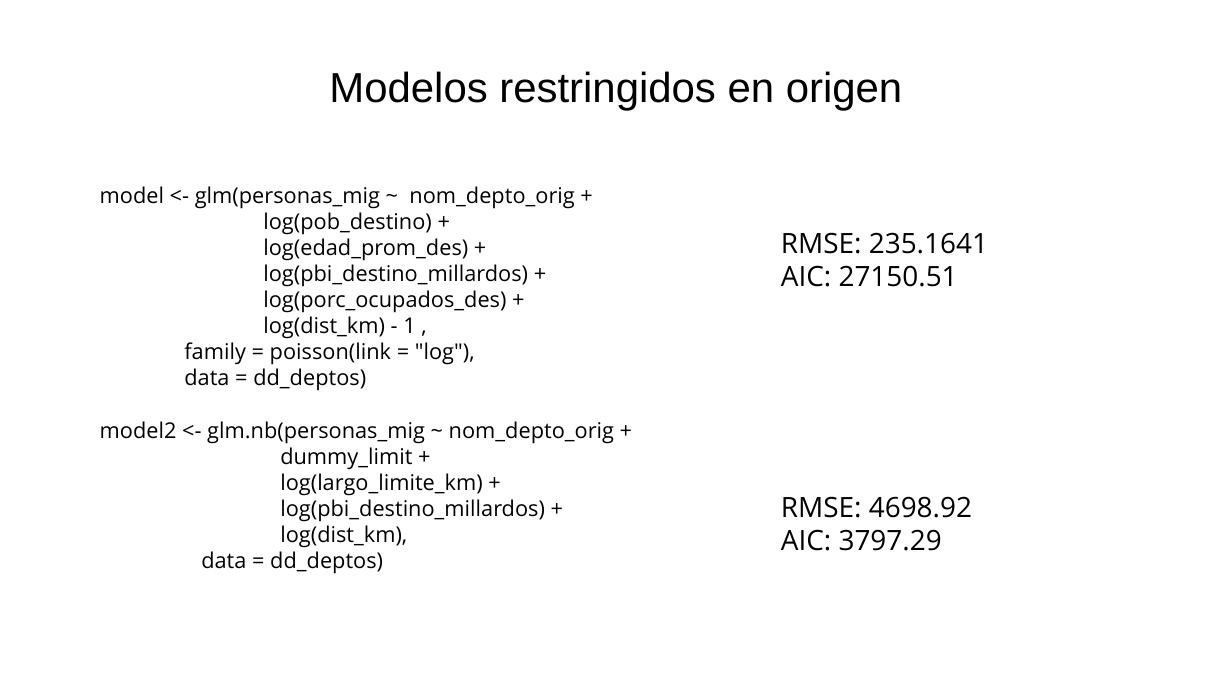
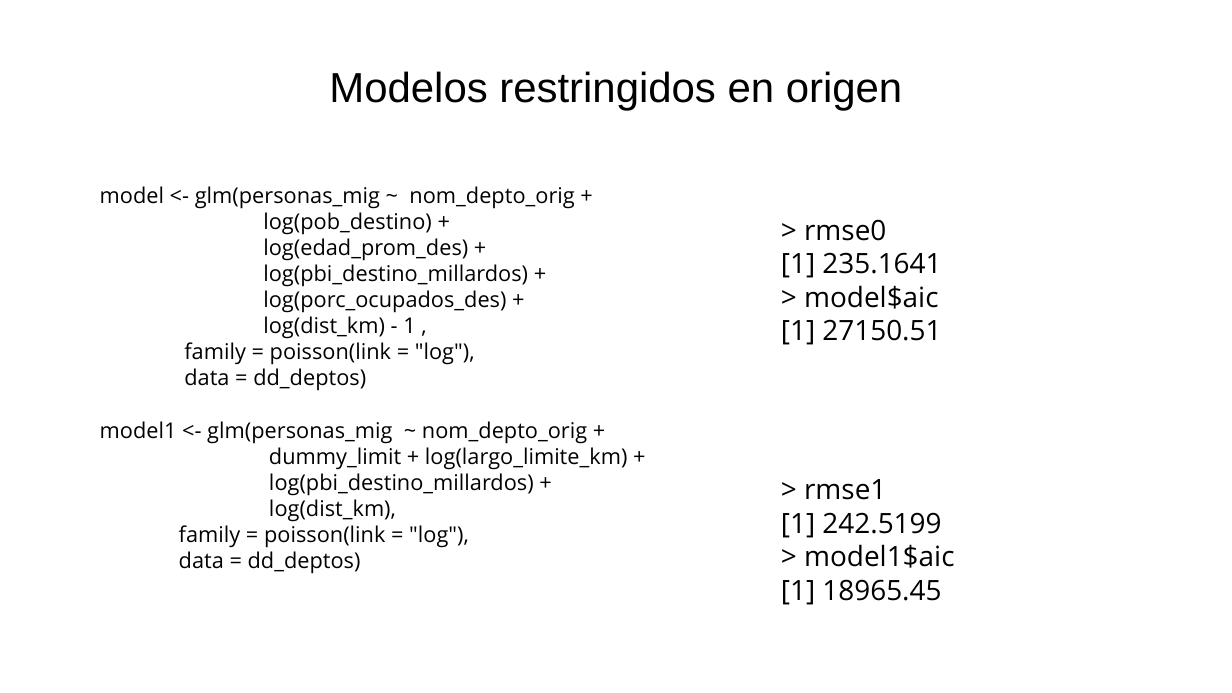
Before and after one commit to guillermodangelo/tesis, a slide deck: slide 9 of presentacion_dic2021.odp. Drawn at 1232x693 pixels with LibreOffice and Linux fonts; fonts in the diff are those of the drawing. Boxes give left, top, right and bottom in pixels: in the first picture for what was removed or moved away, otherwise in the second. Text is boxed around its words. In the diff, an @@ line names an element or a change of style, - is before the commit and + after.

```diff
--- a/presentacion_dic2021.odp
+++ b/presentacion_dic2021.odp
@@ text at [781, 219, 941, 345]: text changed @@
-RMSE: 235.1641
-AIC: 27150.51
+> rmse0
+[1] 235.1641
+> model$aic
+[1] 27150.51
@@ text at [100, 421, 627, 470]: text changed @@
-model2 <- glm.nb(personas_mig ~ nom_depto_orig +
-dummy_limit +
-log(largo_limite_km) +
+model1 <- glm(personas_mig ~ nom_depto_orig +
+dummy_limit + log(largo_limite_km) +
@@ text at [781, 479, 954, 605]: text changed @@
-RMSE: 4698.92
-AIC: 3797.29
+> rmse1
+[1] 242.5199
+> model1$aic
+[1] 18965.45
@@ text at [179, 525, 469, 548]: paragraph added @@
+family = poisson(link = "log"),
```
Also in this commit, not shown: 2 other slides changed, 1 slide added, 1 other file.
